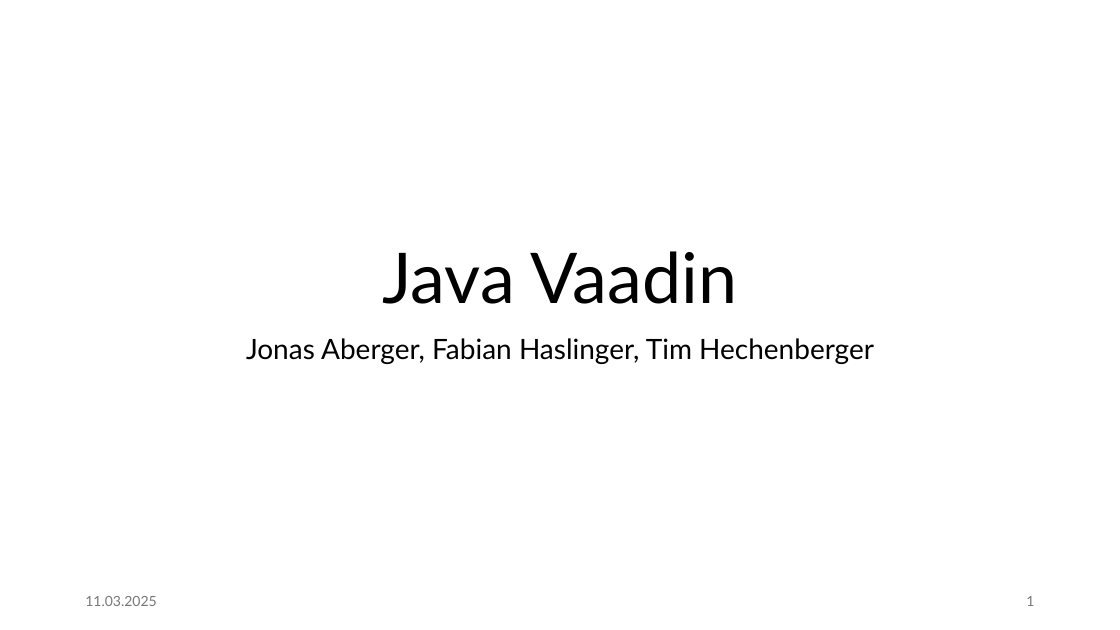
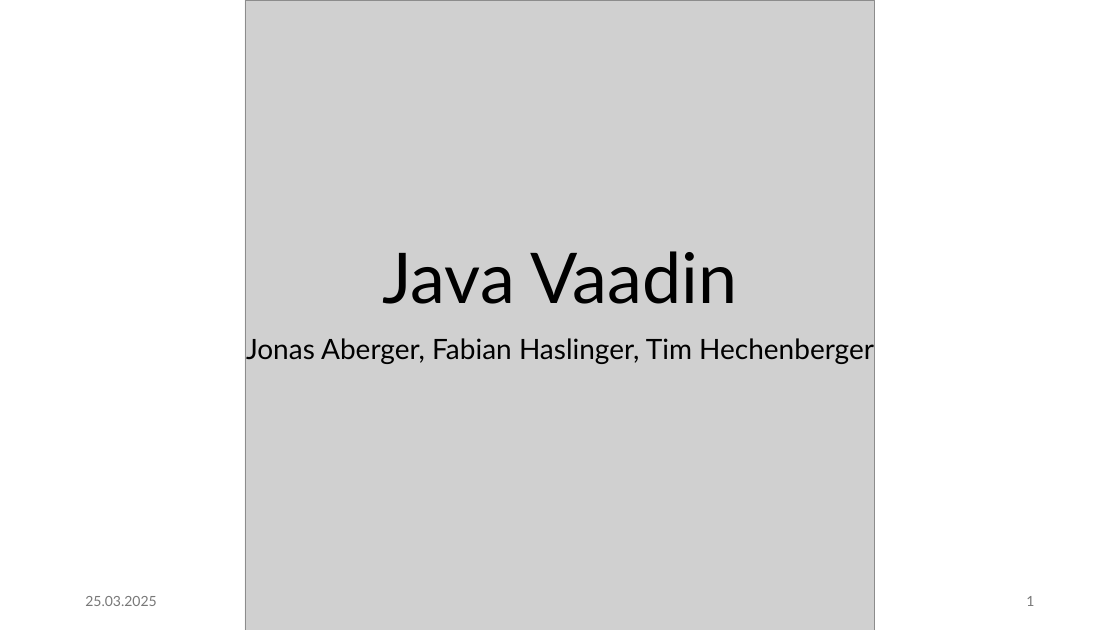
Before and after one commit to jonasaberger/DBI_JavaVaadin, a slide deck: slide 1 of 00_Docs/Projektpraesentation.pptx. Drawn at 1120x630 pixels with LibreOffice and Linux fonts; fonts in the diff are those of the drawing; grey boxes stand for pictures. Boxes give left, top, right and bottom in pixels: in the first picture for what was removed or moved away, otherwise in the second. Text is boxed around its words. In the diff, an @@ line names an element or a change of style, - is before the commit and + after.

```diff
--- a/00_Docs/Projektpraesentation.pptx
+++ b/00_Docs/Projektpraesentation.pptx
@@ picture added at [245, 0, 875, 630] @@
@@ text at [85, 596, 156, 606]: text changed @@
-11.03.2025
+25.03.2025
```
Also in this commit, not shown: 16 other slides changed, 7 slides added.
